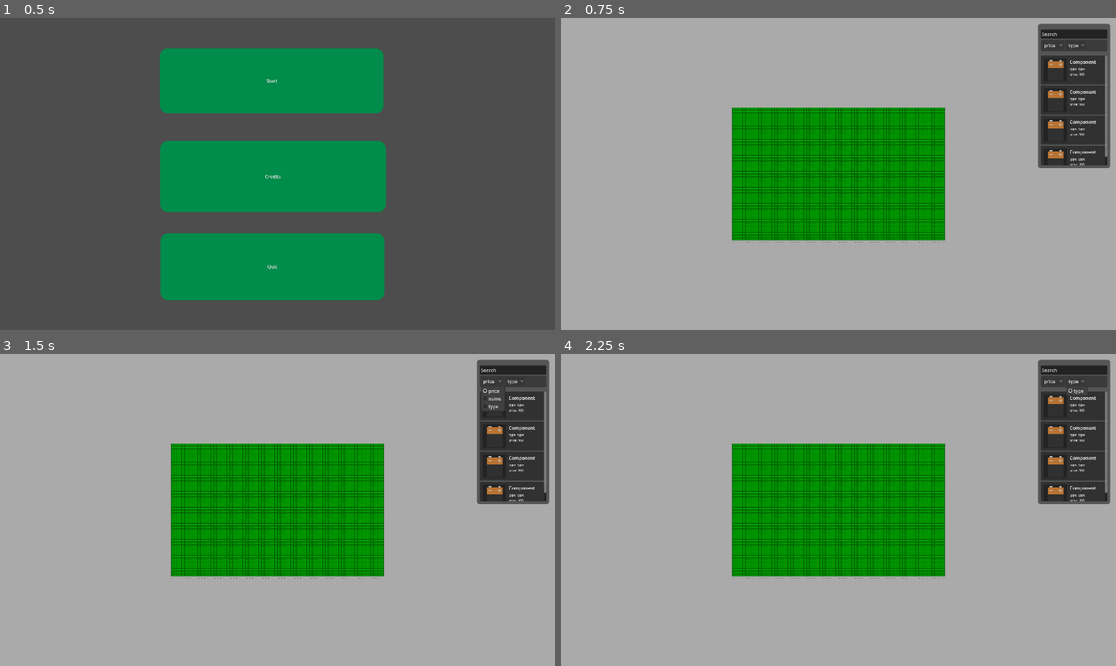
Above: before the commit, frames 1-4 (two rows, left to right).
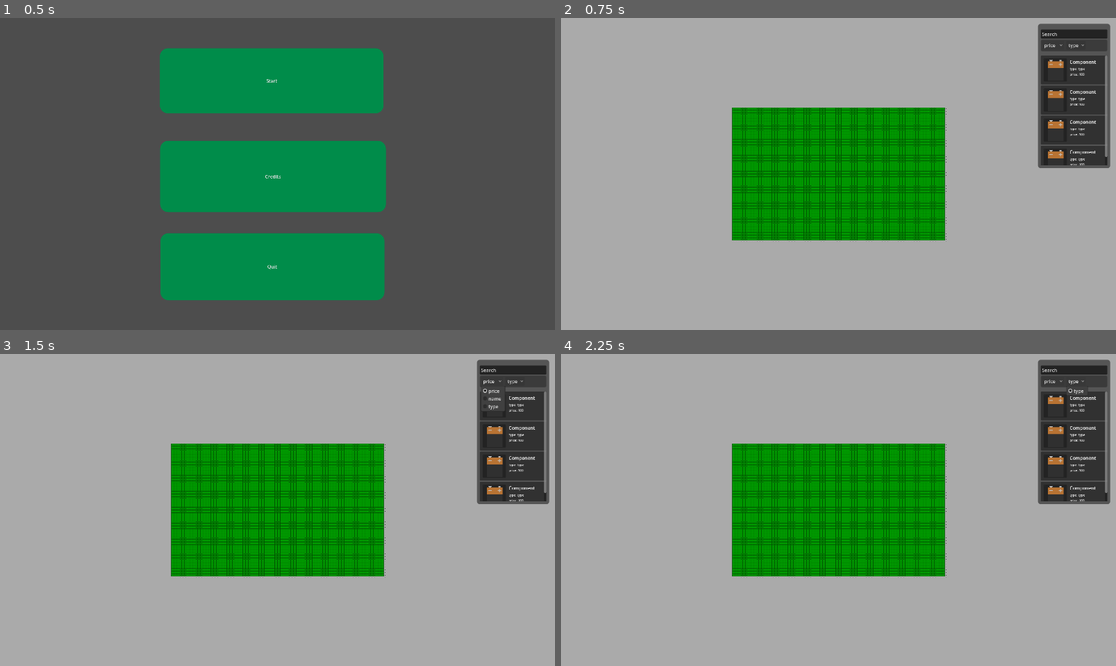
Above: after the commit, the same moments.

Repository: kankern69-max/game-godot
Game: Godot game, scene res://ui/main_menu.tscn
Same seed, same stepped clock (60 frames per second), same inputs: the game is played once before the commit and once after it.
Inputs:
- Up to frame 1 (0.5 s): no input
- Up to frame 2 (0.75 s): click "Start" at 0.5 s
- Up to frame 3 (1.5 s): click "price" at 1.25 s
- Up to frame 4 (2.25 s): click "type" at 2 s

Frame 1 is identical in both runs. In frame 2, 0.4% of the frame differs, in the area x 31-70%, y 28-72%; in frame 3, 0.4%; in frame 4, 0.4%.

Commit message:
Improve grid/cable snapping, fix traces and visuals (still broken)
Remove unused building_grid.gd and refine cable/grid/trace logic. Changes: adjust boardSize/boardOffset and clamp mouse positions to board; rewrite snapToGrid/clampToBoard to use dotDistance and proper clamping; add safety checks in cable stepping to avoid infinite loops and ensure progress; clamp realMousePos during motion. Fix pixel alignment of drawn grid dots by offsetting by -0.5. Harden trace functions by ignoring non-finite points and rename/update parameter for clarity. These changes fix snapping, boundary behavior, infinite-step bugs and visual artifacts.

Diff:
--- a/pcd-desinger-v-1/mainSystems/building_grid.gd
+++ /dev/null
@@ -1,16 +0,0 @@
-extends Node2D
-var dotDistance: int = 8
-const boardSize: Vector2i = Vector2i(1920,1080)
-# Called when the node enters the scene tree for the first time.
-func _ready() -> void:
-	pass # Replace with function body.
-
-
-# Called every frame. 'delta' is the elapsed time since the previous frame.
-func _process(delta: float) -> void:
-	pass
-func _draw() -> void:
-	for x in range(0, boardSize.x, dotDistance):
-		for y in range(0,boardSize.y, dotDistance):
-			draw_rect(Rect2(Vector2(x, y), Vector2(1, 1)), Color(0.47, 0.47, 0.47, 1.0))
-	pass
--- a/pcd-desinger-v-1/mainSystems/cables.gd
+++ b/pcd-desinger-v-1/mainSystems/cables.gd
@@ -10,8 +10,8 @@
 var dotDistance: int = 8
 var halfStep = dotDistance * 0.5
 
-const boardSize: Vector2i = Vector2i(640, 480)
-const boardOffset: Vector2 = Vector2((1920 - 640) * 0.5, (1080 - 480) * 0.5)
+const boardSize: Vector2i = Vector2i(640, 400)
+const boardOffset: Vector2 = Vector2((1920 - 640) * 0.5, (1080 - 400) * 0.5)
 
 func _input(event: InputEvent) -> void:
 	if event is InputEventMouseButton and event.button_index == MOUSE_BUTTON_RIGHT:
@@ -34,34 +34,37 @@
 			layingCable = false
 			currentCable = null
 	elif event is InputEventMouseMotion and layingCable:
-		var realMousePos = to_local(get_global_mouse_position())
+		var realMousePos = clampToBoard(to_local(get_global_mouse_position()))
 		var diff = realMousePos - lastSnappedPos
 		var thresshold = snapPoint * 0.5
 
 		while abs(diff.x) >= thresshold or abs(diff.y) >= thresshold or (abs(diff.x) >= 4 and abs(diff.y) >= 4):
-
 			var stepX = sign(diff.x) * snapPoint if abs(diff.x) >= (4 if abs(diff.y) >= 4 else snapPoint) else 0
 			var stepY = sign(diff.y) * snapPoint if abs(diff.y) >= (4 if abs(diff.x) >= 4 else snapPoint) else 0
 			var step = Vector2(stepX, stepY)
 			if step == Vector2.ZERO:
 				break
-			var nextPos = lastSnappedPos + step
-			lastSnappedPos = clampToBoard(nextPos)
+			var nextPos = clampToBoard(lastSnappedPos + step)
+			if nextPos == lastSnappedPos: # safety net: no progress possible, stop
+				break
+			lastSnappedPos = nextPos
 			currentCable.addCableSegment(lastSnappedPos)
 			diff = realMousePos - lastSnappedPos
 
 		currentCable.update_active_point(lastSnappedPos)
 
 func snapToGrid(pos: Vector2) -> Vector2:
-	var localPos = to_local(pos) - boardOffset
-	var clamped_x = clampf(localPos.x, halfStep, boardSize.x - halfStep)
-	var clamped_y = clampf(localPos.y, halfStep, boardSize.y - halfStep)
-	var snapped_x = (floor((clamped_x - halfStep) / snapPoint) * snapPoint) + halfStep
-	var snapped_y = (floor((clamped_y - halfStep) / snapPoint) * snapPoint) + halfStep
+	var localPos = pos - boardOffset
+	var clamped_x = clampf(localPos.x, 0, boardSize.x)
+	var clamped_y = clampf(localPos.y, 0, boardSize.y)
+
+	var snapped_x = floor(clamped_x / dotDistance) * dotDistance + halfStep
+	var snapped_y = floor(clamped_y / dotDistance) * dotDistance + halfStep
+
 	return boardOffset + Vector2(snapped_x, snapped_y)
 
 func clampToBoard(pos: Vector2) -> Vector2:
 	var localPos = pos - boardOffset
-	var clamped_x = clampf(localPos.x, halfStep, boardSize.x - halfStep)
-	var clamped_y = clampf(localPos.y, halfStep, boardSize.y - halfStep)
+	var clamped_x = clampf(localPos.x, 0, boardSize.x)
+	var clamped_y = clampf(localPos.y, 0, boardSize.y)
 	return boardOffset + Vector2(clamped_x, clamped_y)
--- a/pcd-desinger-v-1/mainSystems/game.gd
+++ b/pcd-desinger-v-1/mainSystems/game.gd
@@ -20,5 +20,5 @@
 	var halfStep = dotDistance * 0.5
 	for x in range(0, boardSize.x + 1, dotDistance):
 		for y in range(0, boardSize.y + 1, dotDistance):
-			var dot_pos := boardOffset + Vector2(x + halfStep, y + halfStep)
+			var dot_pos := boardOffset + Vector2(x + halfStep - 0.5, y + halfStep - 0.5)
 			draw_rect(Rect2(dot_pos, Vector2(1, 1)), Color(0.073, 0.073, 0.073, 1.0))
--- a/pcd-desinger-v-1/mainSystems/trace.gd
+++ b/pcd-desinger-v-1/mainSystems/trace.gd
@@ -12,15 +12,20 @@
 	line2d.add_point(startPosi)
 
 func addCableSegment(newPos: Vector2) -> void:
+	if not newPos.is_finite():
+		return
+
 	var last_idx = line2d.get_point_count()-1
 	if last_idx >= 0:
 		line2d.set_point_position(last_idx, newPos)
 	line2d.add_point(newPos)
 
-func update_active_point(endPosi: Vector2) -> void:
+func update_active_point(endPos: Vector2) -> void:
+	if not endPos.is_finite():
+		return
 	var last_idx = line2d.get_point_count()-1
 	if last_idx >= 0:
-		line2d.set_point_position(last_idx,endPosi)
+		line2d.set_point_position(last_idx,endPos)
 
 func getCableCount() -> int:
 	return line2d.get_point_count()
Not shown, removed: pcd-desinger-v-1/mainSystems/building_grid.gd.uid
